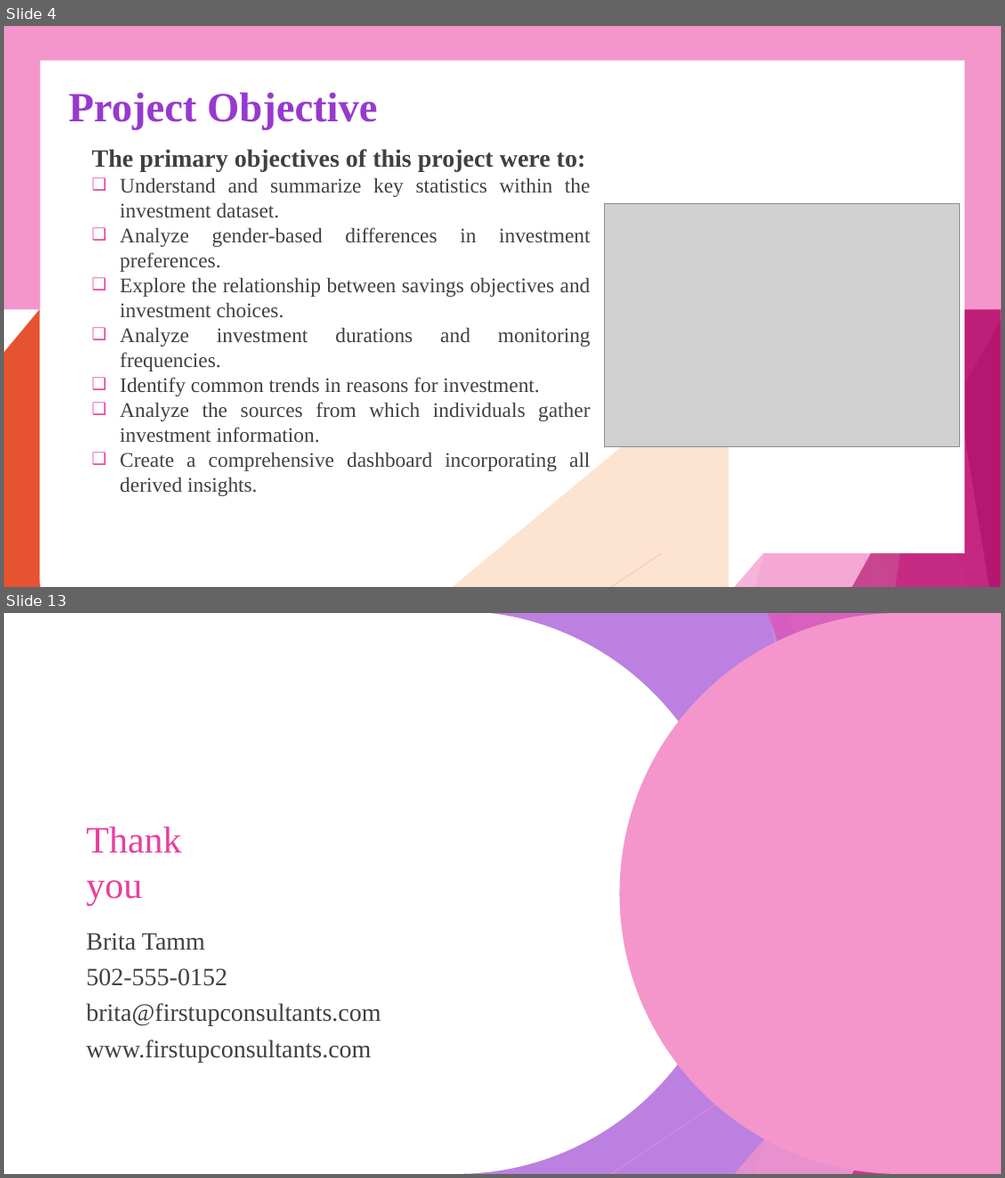
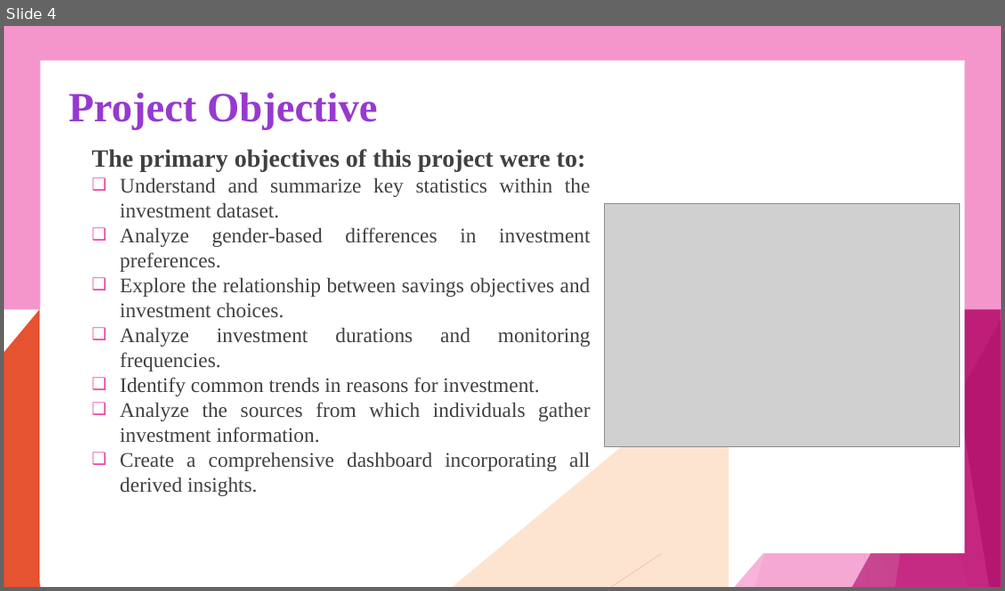
Before and after one commit to Paromita23/InLighn_Tech_Internship, a slide deck: PROJECT REPORT/Investment Analysis using POWER BI project Report.pptx. Shown one above the other, each under a label of ours: slides 4 and 13 before the commit, slide 4 after it; the slides between them are not shown. The pictures are 1005x1178 and 1005x591 pixels, drawn with LibreOffice and Linux fonts; fonts in the diff are those of the drawing; grey boxes stand for pictures; background and template pictures are left out. Boxes give left, top, right and bottom in pixels: in the first picture for what was removed or moved away, otherwise in the second. Text is boxed around its words. In the diff, an @@ line names an element or a change of style, - is before the commit and + after.

```diff
--- a/PROJECT REPORT/Investment Analysis using POWER BI project Report.pptx
+++ b/PROJECT REPORT/Investment Analysis using POWER BI project Report.pptx
@@ slide 13 removed at [4,613,1001,1174], background #BC80E0; not listed: 10 template elements that a slide beside it also shows @@
@@ freeform shape removed at [4,613,736,1174] @@
@@ freeform shape removed at [619,613,1001,1174] @@
@@ title removed at [86,827,181,905] @@
-Thank
-you
@@ subtitle removed at [86,933,380,1062] @@
-Brita Tamm
-502-555-0152
-brita@firstupconsultants.com
-www.firstupconsultants.com
```
Also in this commit, not shown: 1 slide changed, 8 slides added, 7 other slides removed.
